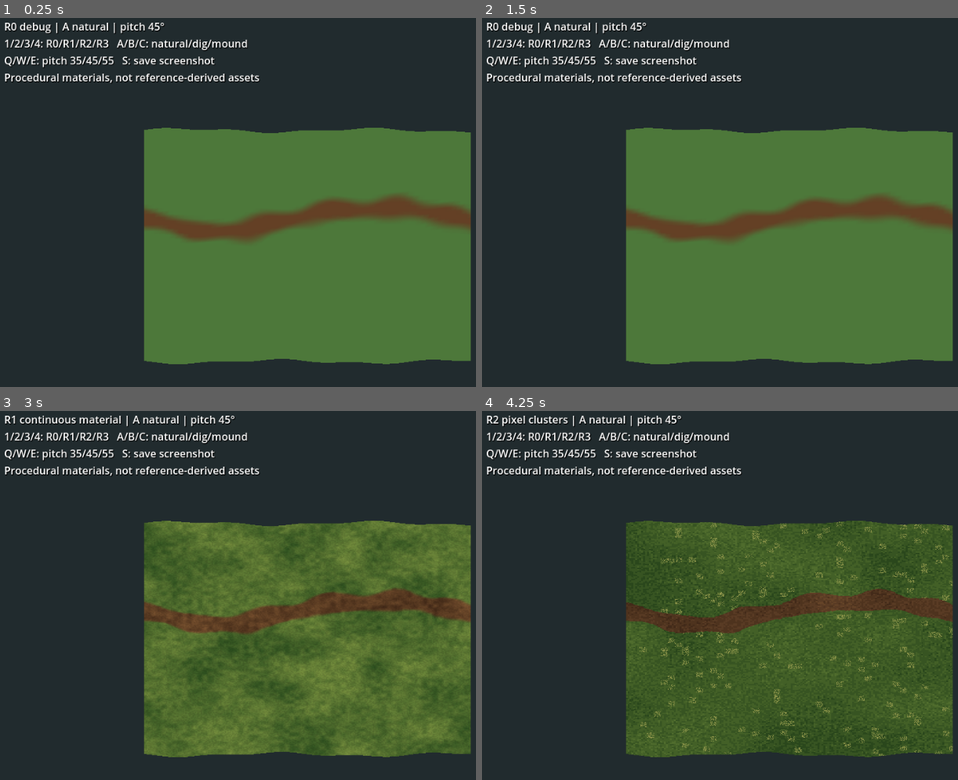
Above: before the commit, frames 1-4 (two rows, left to right).
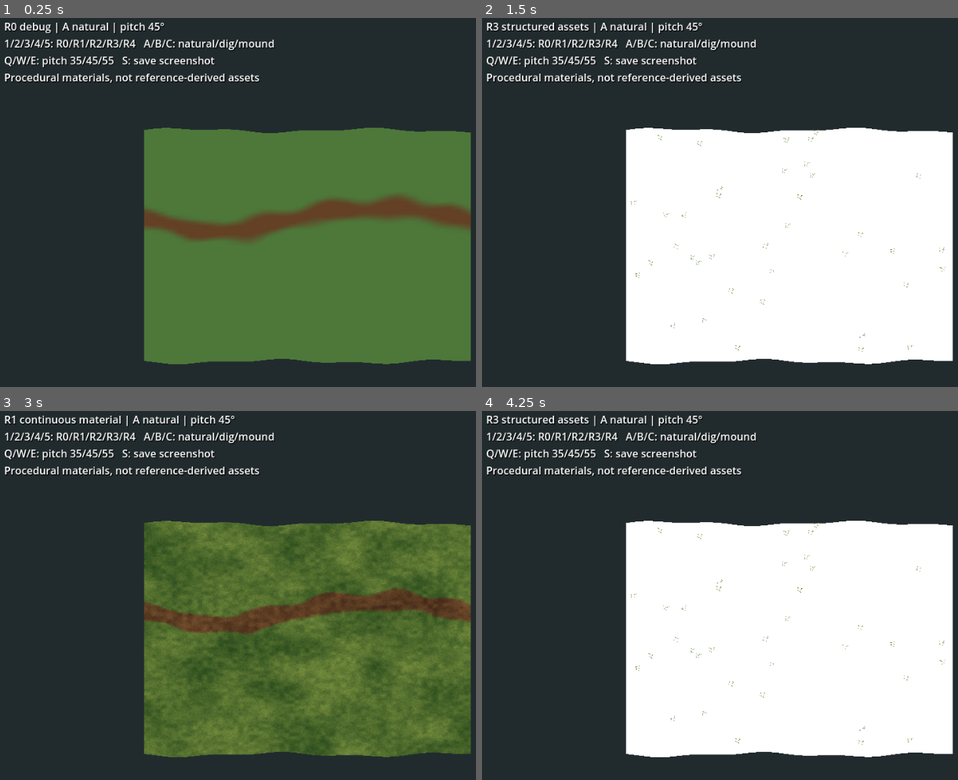
Above: after the commit, the same moments.

Repository: Riddick-ulous/SurvivalGamePixelArt
Game: Godot game, scene res://main.tscn
Same seed, same stepped clock (60 frames per second), same inputs: the game is played once before the commit and once after it.
Inputs:
- Up to frame 1 (0.25 s): no input
- Up to frame 2 (1.5 s): tap Enter at 0.5 s; hold W 0.53-1.28 s; tap 5 at 0.6, 1.35 s; tap Space at 1.25 s; hold S from 1.28 s (still down)
- Up to frame 3 (3 s): tap Enter at 2 s; release S at 2.03 s; hold W from 2.03 s (still down); tap 1 at 2.1 s; tap 5 at 2.3 s; tap Space at 2.75 s; tap 2 at 2.85 s
- Up to frame 4 (4.25 s): tap 5 at 3.05, 3.8 s; tap Enter at 3.5 s; release W at 3.53 s; hold A from 3.53 s (still down); tap 3 at 3.6 s

The runs differ from the first frame. In frame 1, 0.8% of the frame differs, in the area x 8-58%, y 5-9%; in frame 2, 45%; in frame 3, 0.8%; in frame 4, 45%, in the area x 2-100%, y 1-94%.

Commit message:
feat: R4 shader for real grass and soil image materials

Diff:
--- a/experiments/terrain-rendering-spike/terrain_material.gdshader
+++ b/experiments/terrain-rendering-spike/terrain_material.gdshader
@@ -5,6 +5,10 @@
 uniform float world_scale = 32.0;
 uniform float seed = 19.0;
 uniform sampler2D r3_atlas : source_color, filter_nearest, repeat_enable;
+uniform sampler2D grass_a_tex : source_color, filter_nearest, repeat_enable;
+uniform sampler2D grass_b_tex : source_color, filter_nearest, repeat_enable;
+uniform sampler2D soil_tex : source_color, filter_nearest, repeat_enable;
+uniform float material_meters = 8.0;
 
 varying vec3 world_pos;
 varying float grass;
@@ -37,6 +41,22 @@
         vec3 turf = mix(vec3(0.16,0.29,0.12),vec3(0.46,0.55,0.24),0.6*large+0.4*medium);
         float blend = smoothstep(0.26,0.74,g+0.14*(medium-0.5));
         ALBEDO = mix(earth,turf,blend)*(0.90+0.20*fine);
+    } else if (render_mode_id == 4) {
+        // R4: real generated material PNGs, world-space 8m per image.
+        // Alternating grass sources per 8m macro cell; intentionally simple
+        // baseline to expose repeated motifs and texture discontinuities.
+        vec2 material_pos = p / material_meters;
+        vec2 uv = fract(material_pos);
+        vec2 cell = floor(material_pos);
+        float selector = hash21(cell);
+        vec3 turf_a = texture(grass_a_tex,uv).rgb;
+        vec3 turf_b = texture(grass_b_tex,uv).rgb;
+        vec3 turf = mix(turf_a,turf_b,step(0.5,selector));
+        vec3 earth = texture(soil_tex,uv).rgb;
+        // Pixel-sized threshold jitter avoids blurred grass/soil edges.
+        float boundary = hash21(floor(p*32.0)) - 0.5;
+        float blend = step(0.5,g + 0.16*boundary);
+        ALBEDO = mix(earth,turf,blend);
     } else if (render_mode_id == 3) {
         // R3: 2 hand-structured procedural atlases, repeated in world coordinates.
         // Texture atlas: grass left half, soil right half.
--- a/experiments/terrain-rendering-spike/terrain_spike.gd
+++ b/experiments/terrain-rendering-spike/terrain_spike.gd
@@ -4,7 +4,7 @@
 const EXTENT := 16.0
 const STEP := EXTENT / GRID
 const SEED := 1909
-const MODES := ["R0 debug", "R1 continuous material", "R2 pixel clusters", "R3 structured assets"]
+const MODES := ["R0 debug", "R1 continuous material", "R2 pixel clusters", "R3 structured assets", "R4 image materials"]
 const CASES := ["A natural", "B excavation", "C mound"]
 var mode_id := 0
 var case_id := 0
@@ -16,6 +16,7 @@
 var pitch := 45.0
 var r3_atlas: Texture2D
 var r3_overlay: Texture2D
+var r4_ready: bool = false
 
 func _ready() -> void:
     RenderingServer.set_default_clear_color(Color(0.13, 0.17, 0.18))
@@ -23,6 +24,7 @@
     _build_terrain()
     _build_decor()
     _build_r3_assets()
+    _load_r4_materials()
     _build_ui()
     _update_scene()
 
@@ -130,12 +132,15 @@
     terrain_material.set_shader_parameter("world_scale",32.0)
     terrain_material.set_shader_parameter("seed",float(SEED))
     terrain_material.set_shader_parameter("r3_atlas",r3_atlas)
+    if mode_id == 4 and not r4_ready:
+        mode_id = 3
+        push_warning("R4 PNGs missing. Copy grass_a_256.png, grass_b_256.png, soil_256.png to res://materials/")
     decor_root.visible = mode_id == 3
     for item in decor_root.get_children():
         var x: float = item.get_meta("ground_x")
         var z: float = item.get_meta("ground_z")
         item.position.y = _height(x,z)+0.17
-    info.text = "%s | %s | pitch %.0f°\n1/2/3/4: R0/R1/R2/R3   A/B/C: natural/dig/mound\nQ/W/E: pitch 35/45/55   S: save screenshot\nProcedural materials, not reference-derived assets" % [MODES[mode_id],CASES[case_id],pitch]
+    info.text = "%s | %s | pitch %.0f°\n1/2/3/4/5: R0/R1/R2/R3/R4   A/B/C: natural/dig/mound\nQ/W/E: pitch 35/45/55   S: save screenshot\nProcedural materials, not reference-derived assets" % [MODES[mode_id],CASES[case_id],pitch]
 
 func _unhandled_key_input(event: InputEvent) -> void:
     if not (event is InputEventKey) or not event.pressed or event.echo:
@@ -145,6 +150,7 @@
         KEY_2: mode_id = 1
         KEY_3: mode_id = 2
         KEY_4: mode_id = 3
+        KEY_5: mode_id = 4
         KEY_A: case_id = 0
         KEY_B: case_id = 1
         KEY_C: case_id = 2
@@ -225,3 +231,20 @@
         sprite.set_meta("ground_x",x)
         sprite.set_meta("ground_z",z)
         decor_root.add_child(sprite)
+
+func _load_r4_materials() -> void:
+    var files := ["res://materials/grass_a_256.png", "res://materials/grass_b_256.png", "res://materials/soil_256.png"]
+    for path in files:
+        if not ResourceLoader.exists(path):
+            push_warning("R4 missing texture: " + path)
+            return
+    var grass_a: Texture2D = load(files[0]) as Texture2D
+    var grass_b: Texture2D = load(files[1]) as Texture2D
+    var soil: Texture2D = load(files[2]) as Texture2D
+    if grass_a == null or grass_b == null or soil == null:
+        push_error("R4 could not load material textures")
+        return
+    terrain_material.set_shader_parameter("grass_a_tex",grass_a)
+    terrain_material.set_shader_parameter("grass_b_tex",grass_b)
+    terrain_material.set_shader_parameter("soil_tex",soil)
+    r4_ready = true
Not shown, added: experiments/terrain-rendering-spike/materials/README.md
